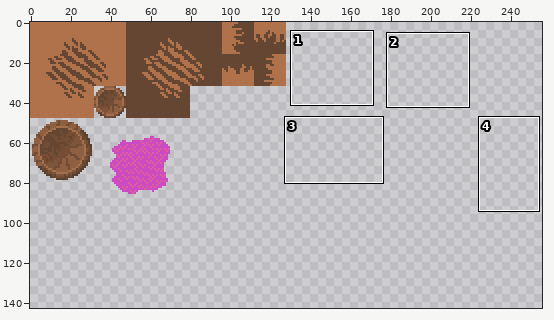
Pixel-art file: Dingo's Sprite Stuff/Tiles.aseprite. The first picture is a wide view before the edit; the outline marks the close-up.
Close-up. Before the edit:
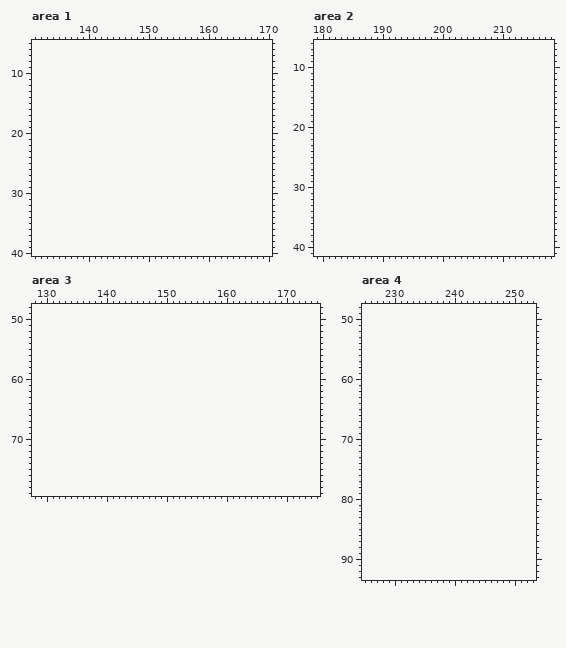
128x128 pixels, 1 frame. Colours within 5 levels of each other are drawn and written as one. Shown: area 1: x 131..170, y 5..40; area 2: x 179..218, y 6..41; area 3: x 128..175, y 48..79; area 4: x 225..253, y 48..93. The old version is drawn lined up with the new one, on the new canvas. The wide view leaves out empty margins. The commit also changed other parts of the picture, which this record leaves out.
The same view after the edit:
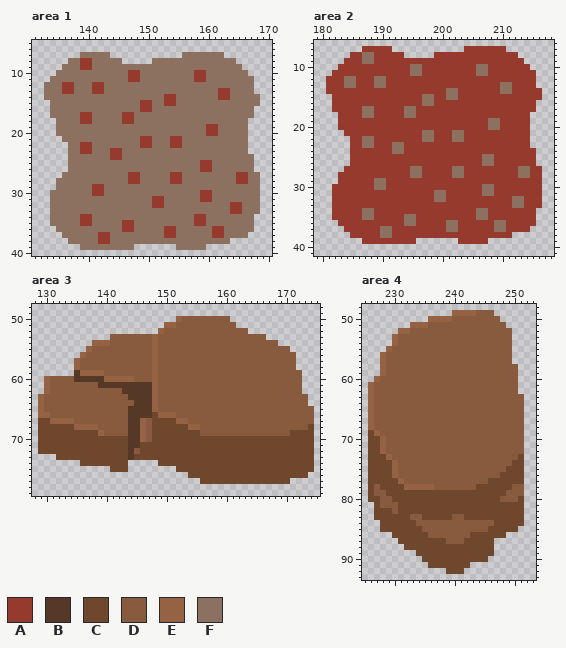
Palette (. is transparent): A #953a2c  B #553825  C #6f472d  D #885b3e  E #956344  F #8c7160
From old to new:
canvas 128x128 -> 256x256
Changed rows in their new state; - is an unchanged pixel.
Area 1:
first column x 133:
 7 ------FFFFF------------FFFFFFF------
 8 ----FFAAFFFFF-----FFFFFFFFFFFFFF----
 9 ---FFFAAFFFFFFFFFFFFFFFFFFFFFFFFF---
10 --FFFFFFFFFFFFAAFFFFFFFFFAAFFFFFFF--
11 -FFFFFFFFFFFFFAAFFFFFFFFFAAFFFFFFFF-
12 FFFAAFFFAAFFFFFFFFFFFFFFFFFFFFFFFFF-
13 FFFAAFFFAAFFFFFFFFFFFFFFFFFFFAAFFFF-
14 FFFFFFFFFFFFFFFFFFFFAAFFFFFFFAAFFFFF
15 -FFFFFFFFFFFFFFFAAFFAAFFFFFFFFFFFFFF
16 -FFFFFFFFFFFFFFFAAFFFFFFFFFFFFFFFFF-
17 -FFFFFAAFFFFFAAFFFFFFFFFFFFFFFFFFFF-
18 --FFFFAAFFFFFAAFFFFFFFFFFFFFFFFFFF--
19 --FFFFFFFFFFFFFFFFFFFFFFFFFAAFFFFF--
20 --FFFFFFFFFFFFFFFFFFFFFFFFFAAFFFFF--
21 ---FFFFFFFFFFFFFAAFFFAAFFFFFFFFFFF--
22 ----FFAAFFFFFFFFAAFFFAAFFFFFFFFFFF--
23 ----FFAAFFFAAFFFFFFFFFFFFFFFFFFFFF--
24 ----FFFFFFFAAFFFFFFFFFFFFFFFFFFFFFF-
25 ----FFFFFFFFFFFFFFFFFFFFFFAAFFFFFFF-
26 ----FFFFFFFFFFFFFFFFFFFFFFAAFFFFFFF-
27 ---FFFFFFFFFFFAAFFFFFAAFFFFFFFFFAAFF
28 --FFFFFFFFFFFFAAFFFFFAAFFFFFFFFFAAFF
29 --FFFFFFAAFFFFFFFFFFFFFFFFFFFFFFFFFF
30 -FFFFFFFAAFFFFFFFFFFFFFFFFAAFFFFFFFF
31 -FFFFFFFFFFFFFFFFFAAFFFFFFAAFFFFFFFF
32 -FFFFFFFFFFFFFFFFFAAFFFFFFFFFFFAAFFF
33 -FFFFFFFFFFFFFFFFFFFFFFFFFFFFFFAAFFF
34 -FFFFFAAFFFFFFFFFFFFFFFFFAAFFFFFFFF-
35 -FFFFFAAFFFFFAAFFFFFFFFFFAAFFFFFFFF-
36 --FFFFFFFFFFFAAFFFFFAAFFFFFFAAFFFFF-
37 ---FFFFFFAAFFFFFFFFFAAFFFFFFAAFFFF--
38 ----FFFFFAAFFFFFFFFFFFFFFFFFFFF-----
39 ------FFFFFFFFF-------FFFFF---------
Area 2:
first column x 181:
 7 ------AAAAA------------AAAAAAA------
 8 ----AAFFAAAAA-----AAAAAAAAAAAAAA----
 9 ---AAAFFAAAAAAAAAAAAAAAAAAAAAAAAA---
10 --AAAAAAAAAAAAFFAAAAAAAAAFFAAAAAAA--
11 -AAAAAAAAAAAAAFFAAAAAAAAAFFAAAAAAAA-
12 AAAFFAAAFFAAAAAAAAAAAAAAAAAAAAAAAAA-
13 AAAFFAAAFFAAAAAAAAAAAAAAAAAAAFFAAAA-
14 AAAAAAAAAAAAAAAAAAAAFFAAAAAAAFFAAAAA
15 -AAAAAAAAAAAAAAAFFAAFFAAAAAAAAAAAAAA
16 -AAAAAAAAAAAAAAAFFAAAAAAAAAAAAAAAAA-
17 -AAAAAFFAAAAAFFAAAAAAAAAAAAAAAAAAAA-
18 --AAAAFFAAAAAFFAAAAAAAAAAAAAAAAAAA--
19 --AAAAAAAAAAAAAAAAAAAAAAAAAFFAAAAA--
20 --AAAAAAAAAAAAAAAAAAAAAAAAAFFAAAAA--
21 ---AAAAAAAAAAAAAFFAAAFFAAAAAAAAAAA--
22 ----AAFFAAAAAAAAFFAAAFFAAAAAAAAAAA--
23 ----AAFFAAAFFAAAAAAAAAAAAAAAAAAAAA--
24 ----AAAAAAAFFAAAAAAAAAAAAAAAAAAAAAA-
25 ----AAAAAAAAAAAAAAAAAAAAAAFFAAAAAAA-
26 ----AAAAAAAAAAAAAAAAAAAAAAFFAAAAAAA-
27 ---AAAAAAAAAAAFFAAAAAFFAAAAAAAAAFFAA
28 --AAAAAAAAAAAAFFAAAAAFFAAAAAAAAAFFAA
29 --AAAAAAFFAAAAAAAAAAAAAAAAAAAAAAAAAA
30 -AAAAAAAFFAAAAAAAAAAAAAAAAFFAAAAAAAA
31 -AAAAAAAAAAAAAAAAAFFAAAAAAFFAAAAAAAA
32 -AAAAAAAAAAAAAAAAAFFAAAAAAAAAAAFFAAA
33 -AAAAAAAAAAAAAAAAAAAAAAAAAAAAAAFFAAA
34 -AAAAAFFAAAAAAAAAAAAAAAAAFFAAAAAAAA-
35 -AAAAAFFAAAAAFFAAAAAAAAAAFFAAAAAAAA-
36 --AAAAAAAAAAAFFAAAAAFFAAAAAAFFAAAAA-
37 ---AAAAAAFFAAAAAAAAAFFAAAAAAFFAAAA--
38 ----AAAAAFFAAAAAAAAAAAAAAAAAAAA-----
39 ------AAAAAAAAA-------AAAAA---------
Area 3:
first column x 129:
50 -----------------------EDDDDDDDD--------------
51 ---------------------EEDDDDDDDDDD-------------
52 --------------------EDDDDDDDDDDDDDD-----------
53 ------------DDDDDDDEDDDDDDDDDDDDDDDDDD--------
54 ---------EEEDDDDDDDEDDDDDDDDDDDDDDDDDDDD------
55 --------EDDDDDDDDDDEDDDDDDDDDDDDDDDDDDDDDD----
56 -------EDDDDDDDDDDDEDDDDDDDDDDDDDDDDDDDDDDD---
57 ------EDDDDDDDDDDDDEDDDDDDDDDDDDDDDDDDDDDDD---
58 ------EDDDDDDDDDDDDEDDDDDDDDDDDDDDDDDDDDDDD---
59 ------BEEEEDDDDDDDDEDDDDDDDDDDDDDDDDDDDDDDDD--
60 -EDDDDBBBBBEEEEEDDDEDDDDDDDDDDDDDDDDDDDDDDDD--
61 -EDDDDDDDDBBBBBBBBBEDDDDDDDDDDDDDDDDDDDDDDDD--
62 -EDDDDDDDDDDDDBBBBBEDDDDDDDDDDDDDDDDDDDDDDDD--
63 EDDDDDDDDDDDDDDBBBBEDDDDDDDDDDDDDDDDDDDDDDDDD-
64 EDDDDDDDDDDDDDDDBBBEDDDDDDDDDDDDDDDDDDDDDDDDD-
65 EDDDDDDDDDDDDDDBBBBEDDDDDDDDDDDDDDDDDDDDDDDDDD
66 EEDDDDDDDDDDDDDBBBBCEEEDDDDDDDDDDDDDDDDDDDDDDD
67 CCEEEEDDDDDDDDDBBEDCCCCEEDDDDDDDDDDDDDDDDDDDDD
68 CCCCCCEEEEDDDDDBBEDCCCCCCEEDDDDDDDDDDDDDDDDDDC
69 CCCCCCCCCCEDDDDBBEDCCCCCCCCDDDDDDDDDDDDDDDCCCC
70 CCCCCCCCCCCCCCCBBEDCCCCCCCCCCCCCCCCCCCCCCCCCCC
71 CCCCCCCCCCCCCCCBBCCCCCCCCCCCCCCCCCCCCCCCCCCCCC
72 CCCCCCCCCCCCCCCBDCCCCCCCCCCCCCCCCCCCCCCCCCCCCC
73 ---CCCCCCCCCCCCBCCCCCCCCCCCCCCCCCCCCCCCCCCCCCC
74 -------CCCCCCCC-----CCCCCCCCCCCCCCCCCCCCCCCCCC
75 ------------CCC--------CCCCCCCCCCCCCCCCCCCCCCC
76 -------------------------CCCCCCCCCCCCCCCCCCCC-
77 ---------------------------CCCCCCCCCCCCCCC----
Area 4:
first column x 226:
49 --------------EEEEDDD-----
50 ----------EEEEDDDDDDDD----
51 -------EEEDDDDDDDDDDDDD---
52 -----EEDDDDDDDDDDDDDDDDD--
53 ----EDDDDDDDDDDDDDDDDDDD--
54 ----EDDDDDDDDDDDDDDDDDDD--
55 ---EDDDDDDDDDDDDDDDDDDDD--
56 --EDDDDDDDDDDDDDDDDDDDDD--
57 --EDDDDDDDDDDDDDDDDDDDDD--
58 --EDDDDDDDDDDDDDDDDDDDDDD-
59 --EDDDDDDDDDDDDDDDDDDDDDD-
60 -EDDDDDDDDDDDDDDDDDDDDDDD-
61 EDDDDDDDDDDDDDDDDDDDDDDDD-
62 EDDDDDDDDDDDDDDDDDDDDDDDD-
63 EDDDDDDDDDDDDDDDDDDDDDDDDD
64 EDDDDDDDDDDDDDDDDDDDDDDDDD
65 EDDDDDDDDDDDDDDDDDDDDDDDDD
66 EDDDDDDDDDDDDDDDDDDDDDDDDD
67 EDDDDDDDDDDDDDDDDDDDDDDDDD
68 EDDDDDDDDDDDDDDDDDDDDDDDDD
69 CEDDDDDDDDDDDDDDDDDDDDDDDD
70 CCEDDDDDDDDDDDDDDDDDDDDDDD
71 CCEDDDDDDDDDDDDDDDDDDDDDDD
72 CCEDDDDDDDDDDDDDDDDDDDDDDD
73 CCCEDDDDDDDDDDDDDDDDDDDDDC
74 CCCCEDDDDDDDDDDDDDDDDDDDCC
75 CCCCEDDDDDDDDDDDDDDDDDDCCC
76 CCCCEDDDDDDDDDDDDDDDDDCCCC
77 CCCCCEDDDDDDDDDDDDDDCCCCCC
78 CDCCCCEEEEEDDDDDDDCCCCCCDD
79 CDDCCCCCCCCCCCCCCCCCCCCDDD
80 CCDDCCCCCCCCCCCCCCCCCCDDDC
81 -CDDDCCCCCCCCCCCCCCCCCCCCC
82 -CCCDCCCCCCCCCCCCCCCCCCCCC
83 -CCCCCCDDCCCCCDDCCCCCCCCCC
84 --CCCCCCDDDDDDDDDDDDDCCCCC
85 --CCCCCCCDDDDDDDDDDDCCCCC-
86 ----CCCCCCDDDDDDDCCCCCC---
87 -----CCCCCCCCDDDCCCCC-----
88 ------CCCCCCCCCCCCCCC-----
89 --------CCCCCCCCCCCCC-----
90 ---------CCCCCCCCCCC------
91 ----------CCCCCCC---------
92 -------------CCC----------
